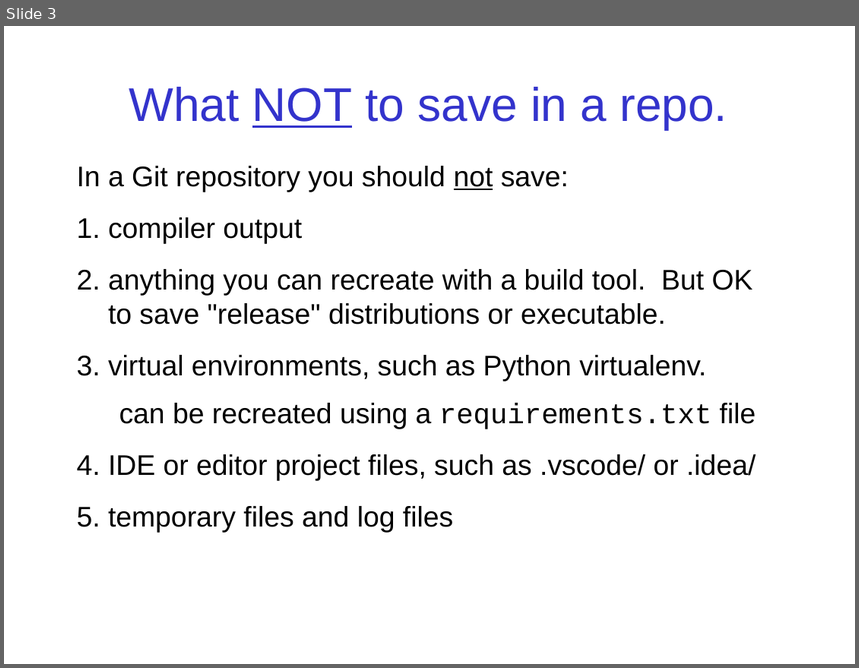
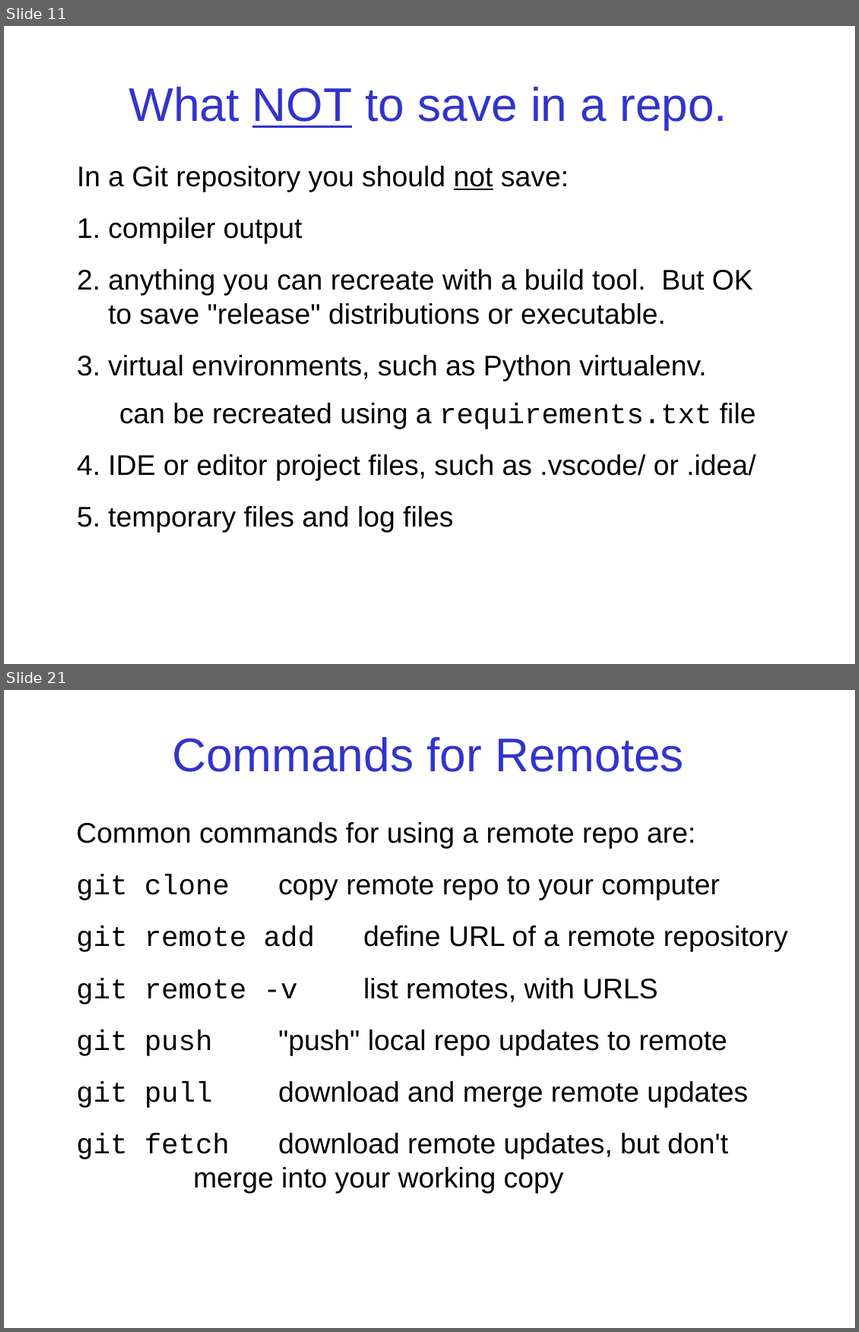
Before and after one commit to skeoop/skeoop.github.io, a slide deck: git/Git-Basics.ppt. Shown one above the other, each under a label of ours: slide 3 before the commit, slides 11 and 21 after it; the slides between them are not shown. The pictures are 859x668 and 859x1332 pixels, drawn with LibreOffice and Linux fonts; fonts in the diff are those of the drawing. Boxes give left, top, right and bottom in pixels: in the first picture for what was removed or moved away, otherwise in the second. Text is boxed around its words. In the diff, an @@ line names an element or a change of style, - is before the commit and + after.

```diff
--- a/git/Git-Basics.ppt
+++ b/git/Git-Basics.ppt
@@ slide 21 added at <box>4,690,855,1328</box>, background #FFFFFF @@
@@ title added at <box>172,737,684,772</box>, 40 pt, text #3333CC @@
+Commands for Remotes
@@ text added at <box>76,822,788,1193</box>, 24 pt, text #000000 @@
+Common commands for using a remote repo are:
+git clone copy remote repo to your computer
+git remote add define URL of a remote repository
+git remote -v list remotes, with URLS
+git push "push" local repo updates to remote
+git pull download and merge remote updates
+git fetch download remote updates, but don't
+merge into your working copy
@@ what was slide 3 is now slide 11 @@
```
Also in this commit, not shown: 2 slides changed, 19 other slides added, 4 other files.
